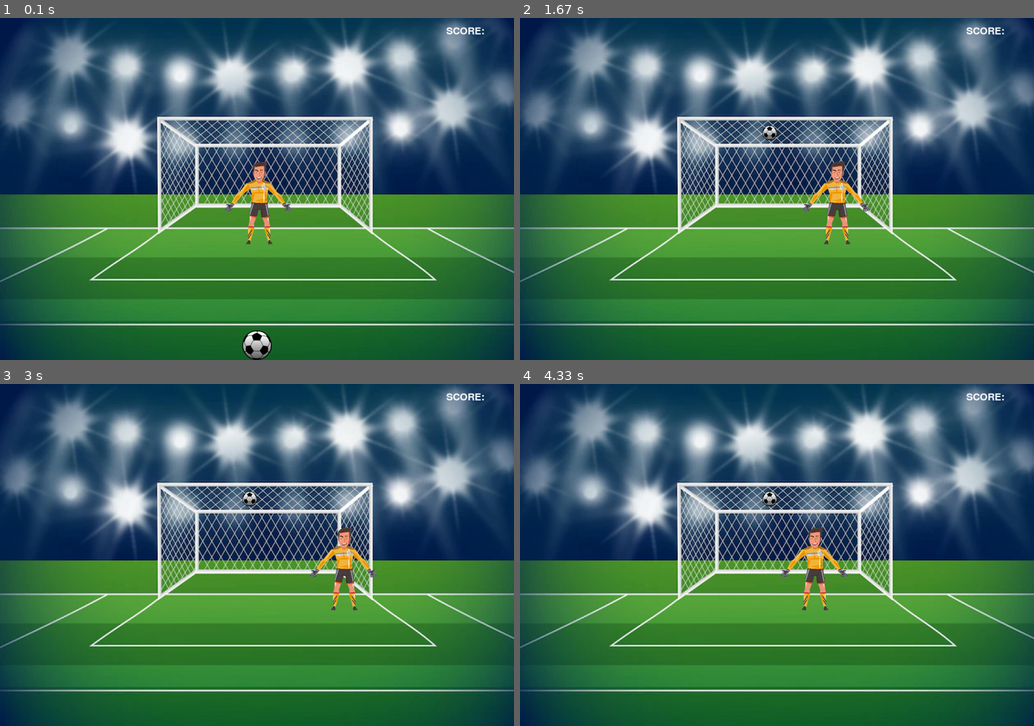
Above: before the commit, frames 1-4 (two rows, left to right).
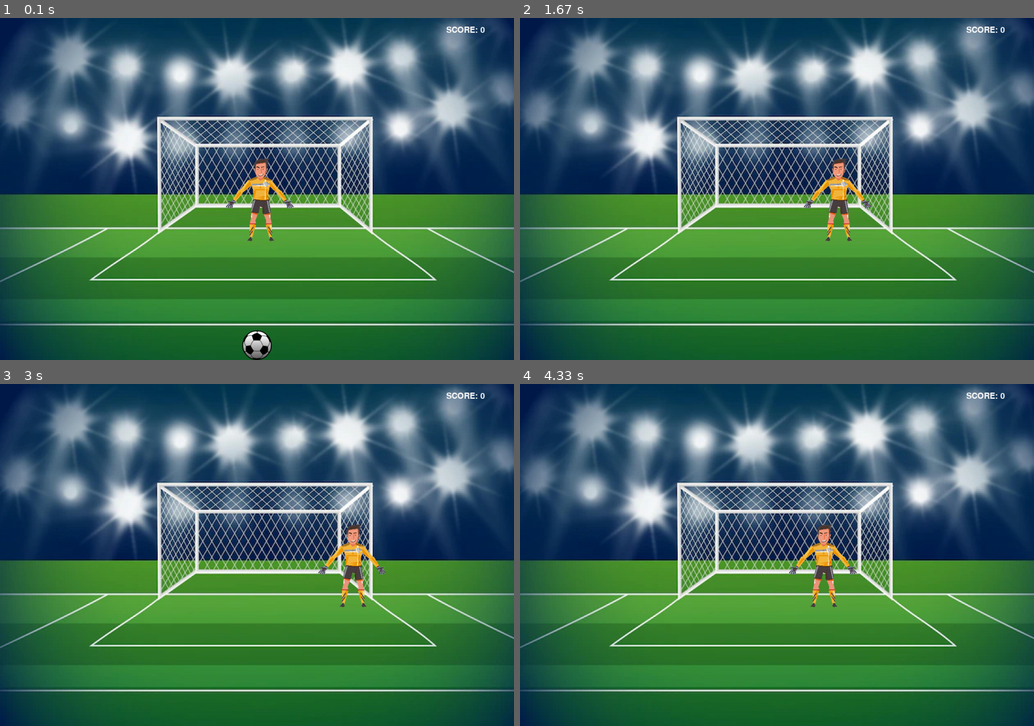
Above: after the commit, the same moments.

Repository: dimon-ton/pygame_course
Game: pygame game, started from football_game/main.py
Same seed, same stepped clock (60 frames per second), same inputs: the game is played once before the commit and once after it.
Inputs:
- Up to frame 1 (0.1 s): no input
- Up to frame 2 (1.67 s): tap Space at 0.33 s
- Up to frame 3 (3 s): no input
- Up to frame 4 (4.33 s): no input

The runs differ from the first frame. In frame 1, 1.0% of the frame differs, in the area x 43-95%, y 2-67%; in frame 2, 1.1%; in frame 3, 1.6%; in frame 4, 1.6%, in the area x 47-95%, y 2-67%.

Commit message:
assign homework EP.9

Diff:
--- a/football_game/character.py
+++ b/football_game/character.py
@@ -10,12 +10,15 @@
 IMG_PATH = os.path.join(PATH, "img")
 
 
-class GoalPostMiddle(pygame.sprite.Sprite):
-    def __init__(self):
-        pygame.sprite.Sprite.__init__(self)
-        self.goal_post_img_path = os.path.join(IMG_PATH, 'goal_post', 'middle.png')
+
+class GoalPostRight(pygame.sprite.Sprite):
+    def __init__(self):
+        pygame.sprite.Sprite.__init__(self)
+        self.goal_post_img_path = os.path.join(IMG_PATH, 'goal_post', 'right.png')
         self.image = pygame.image.load(self.goal_post_img_path).convert_alpha()
-        self.image.fill((255, 0, 0))
+
+        self.image.set_alpha(0)
+
         self.original_image = self.image.copy()
 
         # scale GoalPostMiddle
@@ -33,6 +36,61 @@
 
 
         self.rect = self.image.get_rect()
+        self.rect.topleft = (890, 240)  # Set the position of the goal post
+
+
+class GoalPostLeft(pygame.sprite.Sprite):
+    def __init__(self):
+        pygame.sprite.Sprite.__init__(self)
+        self.goal_post_img_path = os.path.join(IMG_PATH, 'goal_post', 'left.png')
+        self.image = pygame.image.load(self.goal_post_img_path).convert_alpha()
+
+        self.image.set_alpha(0)
+
+        self.original_image = self.image.copy()
+
+        # scale GoalPostMiddle
+
+        # Example: Dynamic scaling based on movement or conditions
+        # Here, you can adjust the scale_factor based on your game logic
+        self.scale_factor = 2  # Set the scale factor as per your requirement
+
+        # Calculate the scaled dimensions
+        scaled_height = int(self.image.get_height() * self.scale_factor)
+        scaled_width = int(self.image.get_width() * self.scale_factor)
+
+        # Scale the image
+        self.image = pygame.transform.scale(self.original_image, (scaled_width, scaled_height))
+
+
+        self.rect = self.image.get_rect()
+        self.rect.topleft = (395, 240)  # Set the position of the goal post
+
+class GoalPostMiddle(pygame.sprite.Sprite):
+    def __init__(self):
+        pygame.sprite.Sprite.__init__(self)
+        self.goal_post_img_path = os.path.join(IMG_PATH, 'goal_post', 'middle.png')
+        self.image = pygame.image.load(self.goal_post_img_path).convert_alpha()
+
+        self.image.set_alpha(0) # make the image transparent
+
+        self.original_image = self.image.copy()
+
+        # scale GoalPostMiddle
+
+        # Example: Dynamic scaling based on movement or conditions
+        # Here, you can adjust the scale_factor based on your game logic
+        self.scale_factor = 2  # Set the scale factor as per your requirement
+
+        # Calculate the scaled dimensions
+        scaled_height = int(self.image.get_height() * self.scale_factor)
+        scaled_width = int(self.image.get_width() * self.scale_factor)
+
+        # Scale the image
+        self.image = pygame.transform.scale(self.original_image, (scaled_width, scaled_height))
+
+
+        self.rect = self.image.get_rect()
         self.rect.topleft = (382, 260)  # Set the position of the goal post
 
 class Football(pygame.sprite.Sprite):
@@ -57,6 +115,12 @@
         # import football goal post image
 
         self.goal_post_middle = GoalPostMiddle()
+        self.goal_post_left = GoalPostLeft()
+        self.goal_post_right = GoalPostRight()
+
+        self.score_text = 0
+
+        self.goal_keeper = GoalKeeper()
 
     def update(self):
 
@@ -117,13 +181,40 @@
             self.rect.x -= self.motion_x
 
 
+            self.collide_keeper = self.rect.collidepoint(self.goal_keeper.rect.center)
+
+            print('goal_keeper:', self.collide_keeper)
 
             if self.rect.colliderect(self.goal_post_middle.rect):
-                print('goal post rect: ', self.rect.colliderect(self.goal_post_middle.rect))
-                print('colliderect is runing...')
-                self.motion_x = 0  # Stop horizontal movement
-                self.motion_y = 0  # Stop vertical movement
-                self.isMoving = False
+                print('self --> goal post middle', self.rect.colliderect(self.goal_post_middle.rect))
+                self.motion_x = 0  # Stop horizontal movement
+                self.motion_y = 0  # Stop vertical movement
+
+
+                self.isMoving = False
+                self.score_text += 1
+
+            elif self.rect.colliderect(self.goal_post_left.rect):
+                self.motion_x = 0  # Stop horizontal movement
+                self.motion_y = 0  # Stop vertical movement
+                self.isMoving = False
+            elif self.rect.colliderect(self.goal_post_right.rect):
+                self.motion_x = 0  # Stop horizontal movement
+                self.motion_y = 0  # Stop vertical movement
+                self.isMoving = False
+
+            elif self.collide_keeper:
+
+                print('self.goal_keeper: ', self.goal_keeper.motion_x)
+                self.goal_keeper.motion_x = 0
+                print('self.goal_keeper: ', self.goal_keeper.motion_x)
+
+
+
+                self.motion_x = 0  # Stop horizontal movement
+                self.motion_y = 0  # Stop vertical movement
+                self.isMoving = False
+
 
             # Decrease size based on vertical position
             self.scale_factor = max(0.5, (self.rect.y / HEIGHT))  # Adjust scaling range as needed
@@ -147,6 +238,8 @@
         goalKeeper_img_path = os.path.join(IMG_PATH, 'goalKeeper.png')
         self.image = pygame.image.load(goalKeeper_img_path).convert_alpha()
 
+
+
         # decrease the image size of goal keeper
         self.scale_factor = 0.18
         self.new_width = int(self.image.get_width()*self.scale_factor)
@@ -163,15 +256,17 @@
 
         self.move_right = True
 
+        self.motion_x = 3
+
     def update(self):
 
 
         if self.move_right:
-            self.rect.x += 3
+            self.rect.x += self.motion_x
         else:
-            self.rect.x -= 3
-
-        if self.rect.x > 750:
+            self.rect.x -= self.motion_x
+
+        if self.rect.x > 790:
             self.move_right = False
         elif self.rect.x < 320:
             self.move_right = True
--- a/football_game/charecter.py
+++ /dev/null
@@ -1,117 +0,0 @@
-import pygame
-import os
-import math
-
-WIDTH = 626 * 2
-HEIGHT = 417 * 2
-
-full_path = os.path.realpath(__file__)
-PATH = os.path.dirname(full_path)
-IMG_PATH = os.path.join(PATH, "img")
-
-class Football(pygame.sprite.Sprite):
-    def __init__(self):
-        pygame.sprite.Sprite.__init__(self)
-        football_img_path = os.path.join(IMG_PATH, 'soccer.png')
-        self.image = pygame.image.load(football_img_path).convert_alpha()
-        self.original_image = self.image.copy()
-
-        self.rect = self.image.get_rect()
-        self.rect.center = (WIDTH / 2, HEIGHT - (self.rect.height / 2))
-
-
-        # algorithm control the moving of the ball
-        self.degree = 90
-        self.radian = math.radians(self.degree)
-
-        self.speed = 50
-
-        self.motion_x = math.cos(self.radian) * self.speed
-        self.motion_y = math.sin(self.radian) * self.speed
-
-        self.isMoving = False
-
-        self.initial_height = self.rect.height
-        self.scale_factor = 1.0
-
-    def update(self):
-        key = pygame.key.get_pressed()
-
-        if key[pygame.K_SPACE]:
-            self.isMoving = True
-
-        if self.isMoving:
-            self.rect.y -= self.motion_y
-            self.rect.x -= self.motion_x
-
-            # Decrease size based on vertical position
-            self.scale_factor = max(0.5, (self.rect.y / HEIGHT))  # Adjust scaling range as needed
-            scaled_height = int(self.initial_height * self.scale_factor)
-            scaled_width = int((self.image.get_width() / self.image.get_height()) * scaled_height)
-            self.image = pygame.transform.scale(self.original_image, (scaled_width, scaled_height))
-
-            print('scale factor: ', self.scale_factor)
-
-            # If the football reaches the desired position, make it stop
-            if self.rect.y < 270:
-                self.motion_x = 0
-                self.motion_y = 0
-
-
-class GoalKeeper(pygame.sprite.Sprite):
-
-    def __init__(self):
-        pygame.sprite.Sprite.__init__(self)
-        goalKeeper_img_path = os.path.join(IMG_PATH, 'goalKeeper.png')
-        self.image = pygame.image.load(goalKeeper_img_path).convert_alpha()
-
-        # decrease the image size of goal keeper
-        self.scale_factor = 0.18
-        self.new_width = int(self.image.get_width()*self.scale_factor)
-        self.new_height = int(self.image.get_height()*self.scale_factor)
-
-        self.image = pygame.transform.scale(self.image, (self.new_width, self.new_height))
-
-
-
-        self.rect = self.image.get_rect()
-        # self.rect.center = (WIDTH / 2, HEIGHT)
-        self.rect.x = (WIDTH / 2) - (self.image.get_width() / 2)
-        self.rect.y = (HEIGHT / 2) - 77
-
-        self.move_right = True
-
-    def update(self):
-
-
-        if self.move_right:
-            self.rect.x += 3
-        else:
-            self.rect.x -= 3
-
-        if self.rect.x > 750:
-            self.move_right = False
-        elif self.rect.x < 320:
-            self.move_right = True
-
-        print('self.rect.x: ', self.rect.x)
-
-
-
-
-
-
-
-
-
-class ScoreLabel:
-
-    def __init__(self, screen, text, fontSize):
-        pygame.init()
-        self.screen = screen
-        self.text = text
-        self.font = pygame.font.Font(None, fontSize)
-
-    def draw_text(self, x, y, color=(255, 255, 255)):
-        text_surface = self.font.render(self.text, True, color)
-        self.screen.blit(text_surface, (x, y))
--- a/football_game/main.py
+++ b/football_game/main.py
@@ -1,5 +1,5 @@
 import pygame
-from charecter import *
+from character import *
 
 # get the current path of file
 full_path = os.path.realpath(__file__)
@@ -14,6 +14,7 @@
 # get the width and height of background
 bg_path = os.path.join(IMG_PATH, 'background.jpg')
 background = pygame.image.load(bg_path)
+
 
 FPS = 30
 scale_factor = 2
@@ -36,6 +37,12 @@
 new_width = int(background.get_width()*scale_factor)
 new_height = int(background.get_height()*scale_factor)
 
+print('width: ', background.get_width())
+print('height: ', background.get_height())
+
+print('new width: ', new_width)
+print('new height: ', new_height)
+
 scaled_background = pygame.transform.scale(background, (new_width, new_height))
 
 bg_rect = scaled_background.get_rect()
@@ -49,6 +56,12 @@
 
 all_sprites.add(football)
 all_sprites.add(goal_keeper)
+all_sprites.add(football.goal_post_middle)
+all_sprites.add(football.goal_post_left)
+all_sprites.add(football.goal_post_right)
+
+
+
 
 space_up = False
 space_down = False
@@ -60,13 +73,29 @@
     clock.tick(FPS)
 
     for event in pygame.event.get():
+        key = pygame.key.get_pressed()
         if event.type == pygame.QUIT:
             running = False
 
 
     # football.update()
+    all_sprites.update()
 
-    all_sprites.update()
+    # check if the player collide with goal keeper
+
+    # key = pygame.key.get_pressed()
+    # if key[pygame.K_SPACE]:
+    #     collide_bool = football.rect.colliderect(goal_keeper.rect)
+
+    #     print('collide_bool: ', collide_bool)
+    #     print('football Moving: ', football.isMoving)
+
+    #     if collide_bool:
+    #         football.motion_x = 0
+    #         football.motion_y = 0
+    #     else:
+    #         score_text += 1
+
 
     # draw the background screen
     screen.blit(scaled_background, bg_rect)
@@ -74,7 +103,8 @@
     all_sprites.draw(screen)
 
     # draw score text on screen
-    score = ScoreLabel(screen, 'SCORE: ', 36)
+    # print('score: ', score_text)
+    score = ScoreLabel(screen, 'SCORE: {}'.format(football.score_text), 30)
     score.draw_text(WIDTH - 165, 20)
 
 
--- /dev/null
+++ b/football_game/test.py
@@ -0,0 +1,6 @@
+import os
+
+main_path = os.path.split(os.path.abspath(__file__))[0]
+
+print(main_path)
+print(type(main_path))
Binary file changed: football_game/img/goalKeeper.png
Renamed: football_game/img/goal_post/Layer 6.png -> football_game/img/goal_post/left.png
Renamed: football_game/img/goal_post/Layer 4.png -> football_game/img/goal_post/right.png
Not shown, changed: .gitignore
